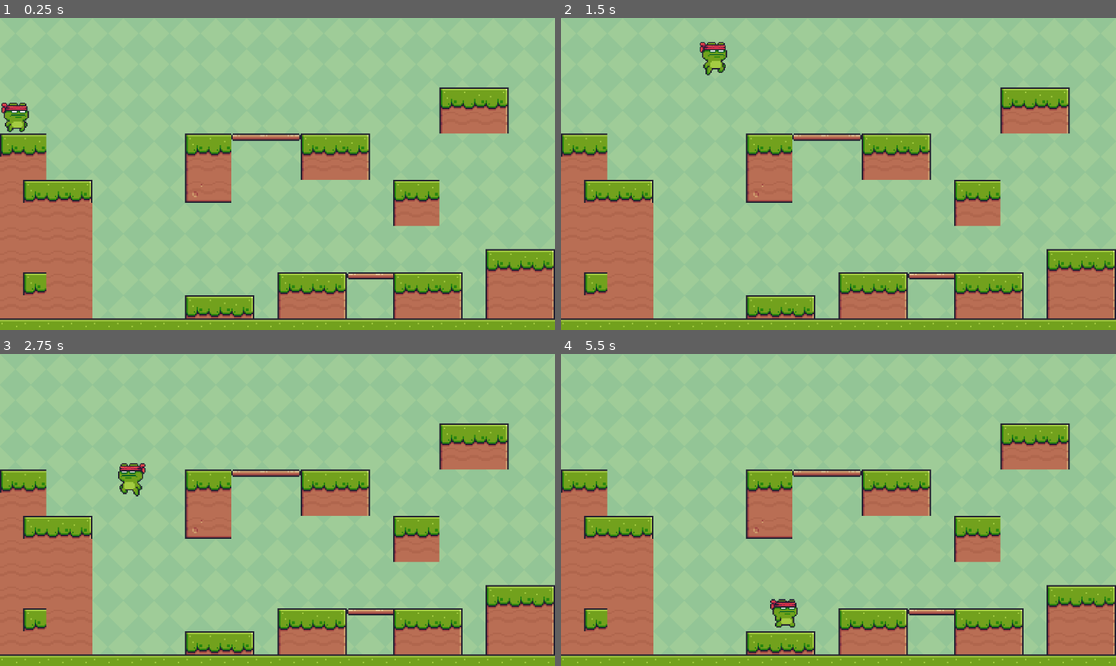
Above: before the commit, frames 1-4 (two rows, left to right).
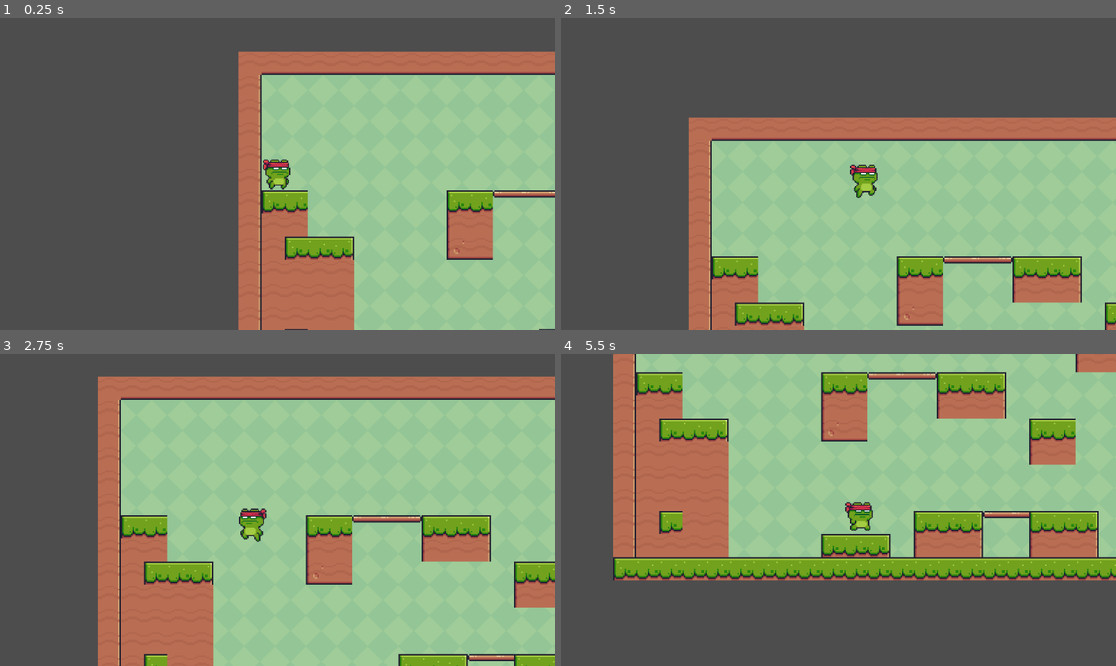
Above: after the commit, the same moments.

Repository: aatansen/2D-Game-Using-Godot-4-Game-Engine
Game: Godot game, scene res://main.tscn
Two runs of this game, one before a commit and one after it. Both use one fixed random seed, a clock stepped at 60 frames per second and the inputs below.
Inputs:
- Up to frame 1 (0.25 s): no input
- Up to frame 2 (1.5 s): hold D (right) from 0.53 s (still down); tap Space (jump) at 0.77 s
- Up to frame 3 (2.75 s): tap Space (jump) at 1.52 s; release D (right) at 2.03 s; hold Left (left) from 2.03 s (still down)
- Up to frame 4 (5.5 s): release Left (left) at 2.78 s; hold D (right) 2.78-4.28 s; tap Space (jump) at 3.02, 3.77, 4.52 s; hold Left (left) 4.28-5.03 s; hold D (right) from 5.03 s (still down)

The runs differ from the first frame. In frame 1, 76% of the frame differs, in the area x 0-100%, y 0-100%; in frame 2, 73%; in frame 3, 60%; in frame 4, 67%.

Commit message:
Dynamic camera added

Diff:
--- a/main.tscn
+++ b/main.tscn
@@ -191,3 +191,7 @@
 
 [node name="CharacterBody2D" parent="." instance=ExtResource("3_8gmof")]
 position = Vector2(9, 179)
+
+[node name="Camera2D" type="Camera2D" parent="CharacterBody2D"]
+position = Vector2(24, 30)
+position_smoothing_enabled = true
Not shown, changed: README.md
